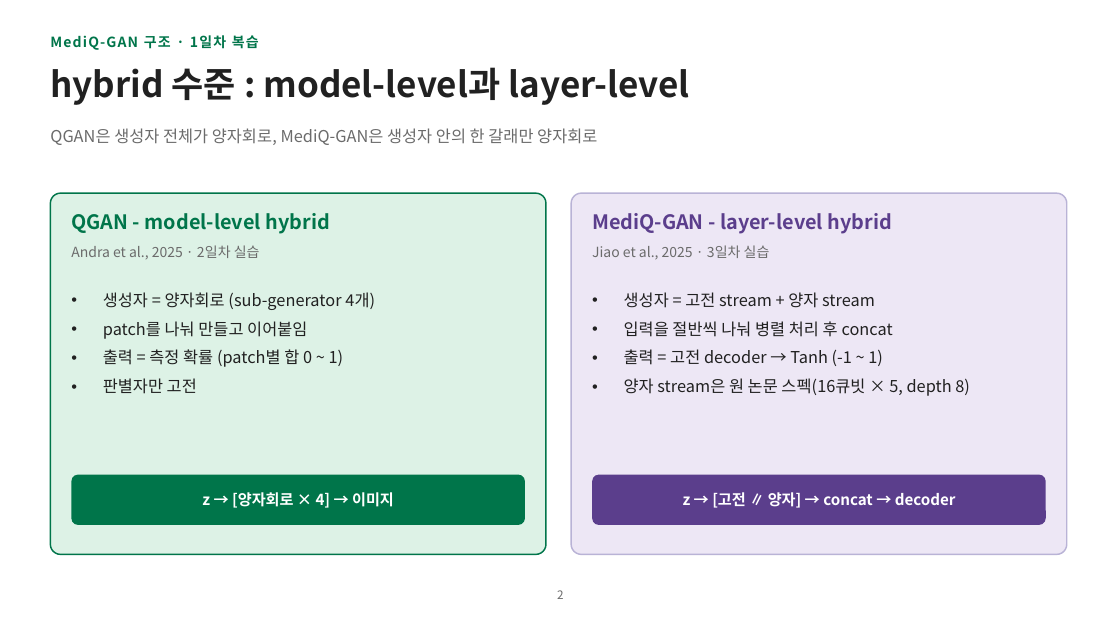
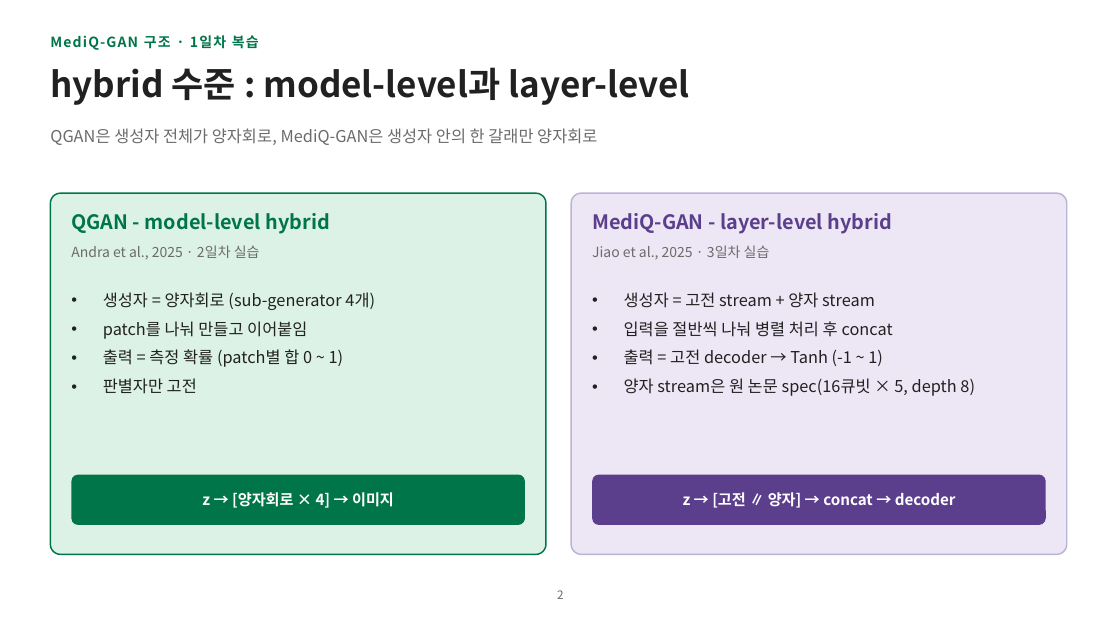
Before and after one commit to hyunhp/skin_disease_qml, a slide deck: slide 2 of practice/day3_slides/day3_practice_slides.pptx. Drawn at 1120x630 pixels with LibreOffice and Linux fonts; fonts in the diff are those of the drawing. Boxes give left, top, right and bottom in pixels: in the first picture for what was removed or moved away, otherwise in the second. Text is boxed around its words. In the diff, an @@ line names an element or a change of style, - is before the commit and + after.

```diff
--- a/practice/day3_slides/day3_practice_slides.pptx
+++ b/practice/day3_slides/day3_practice_slides.pptx
@@ text at bbox=[624, 378, 975, 396]: text changed @@
-• 양자 stream은 원 논문 스펙(16큐빗 × 5, depth 8)
+• 양자 stream은 원 논문 spec(16큐빗 × 5, depth 8)
```
Also in this commit, not shown: 5 other slides changed, 13 other files.
